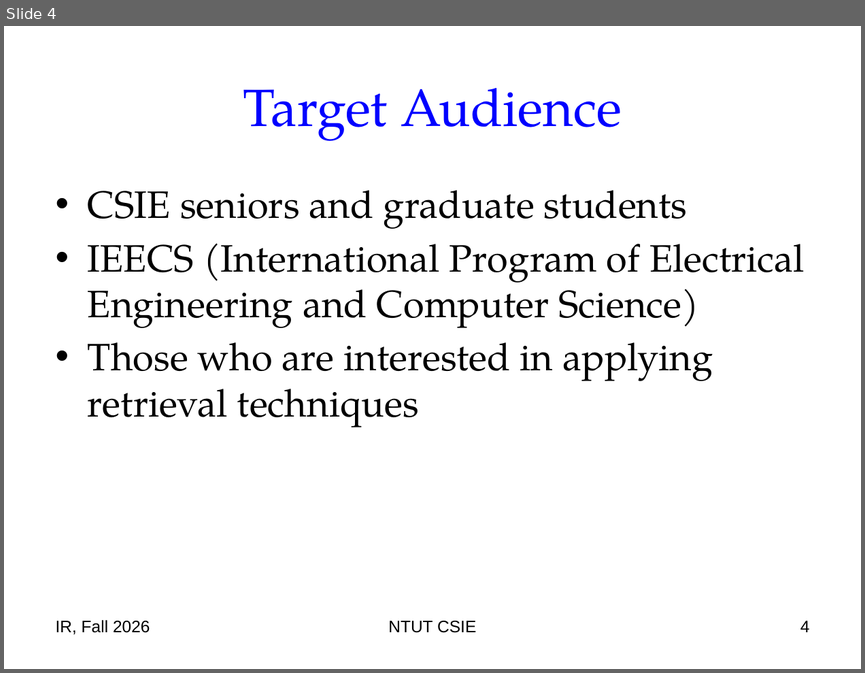
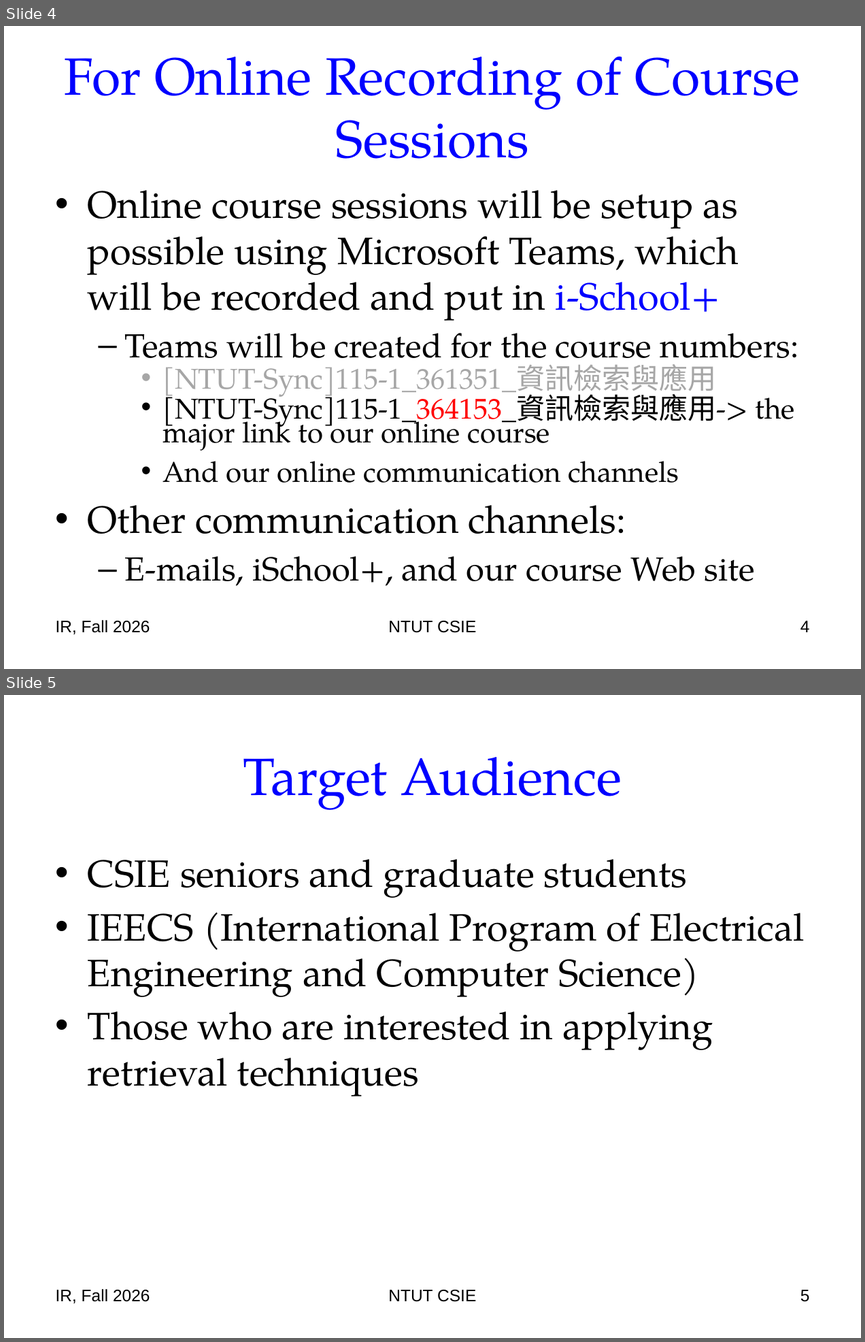
Before and after one commit to chriswjh/chriswjh.github.io, a slide deck: IR/00-intro.pptx. Shown one above the other, each under a label of ours: slide 4 before the commit, slides 4 and 5 after it. The pictures are 865x673 and 865x1342 pixels, drawn with LibreOffice and Linux fonts; fonts in the diff are those of the drawing. Boxes give left, top, right and bottom in pixels: in the first picture for what was removed or moved away, otherwise in the second. Text is boxed around its words. In the diff, an @@ line names an element or a change of style, - is before the commit and + after.

```diff
--- a/IR/00-intro.pptx
+++ b/IR/00-intro.pptx
@@ slide 4 added at (x1=4, y1=26, x2=861, y2=669), background #FFFFFF @@
@@ title added at (x1=65, y1=56, x2=800, y2=159), 44 pt, text #0000FF @@
+For Online Recording of Course Sessions
@@ text added at (x1=88, y1=190, x2=799, y2=586), 24 pt, text #000000 @@
+• Online course sessions will be setup as possible using Microsoft Teams, which will be recorded and put in i-School+
+  – Teams will be created for the course numbers:
+    • [NTUT-Sync]115-1_361351_資訊檢索與應用
+    • [NTUT-Sync]115-1_364153_資訊檢索與應用-> the major link to our online course
+    • And our online communication channels
+• Other communication channels:
+  – E-mails, iSchool+, and our course Web site
@@ text added at (x1=56, y1=620, x2=150, y2=634), 14 pt, text #000000 @@
+IR, Fall 2026
@@ text added at (x1=388, y1=620, x2=476, y2=633), 14 pt, text #000000 @@
+NTUT CSIE
@@ page number added at (x1=800, y1=620, x2=810, y2=632), 14 pt, text #000000 @@
+4
@@ what was slide 4 is now slide 5 @@
@@ page number at (x1=800, y1=1289, x2=810, y2=1302): text changed @@
-4
+5
```
Also in this commit, not shown: 5 slides changed, 5 other slides added, 2 other files.
